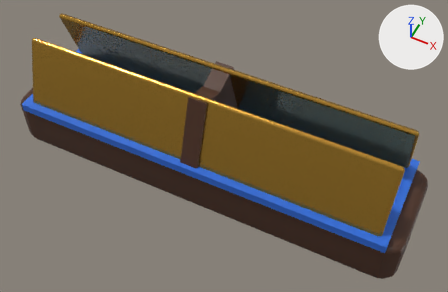
The FBX model Art/Export/Rooms/RmNameplate.fbx: old version first, new version second.
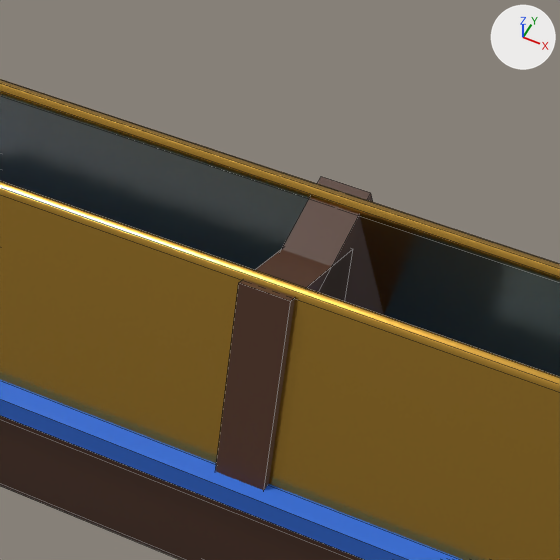
There are two pictures of each version: one whole from a 50 mm lens placed at (0.133, -0.249, 0.341), pointed at (0.011, -0.004, 0.034), one close up on the part from 24% to 67% of the width and 0% to 66% of the height. Every picture has the same lights, and +X, +Y and +Z are marked at upper right. The older version's two pictures come first. The close-ups show mesh edges as thin lines. Where no turn or scale is listed for an object, it has been applied to the vertices. Vertices at exactly the same position are counted once.

Objects in the first close-up: 'RmNameplateBody', 'Stripe'.
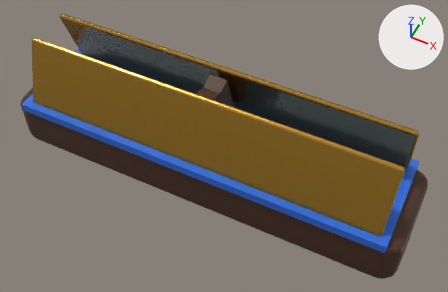
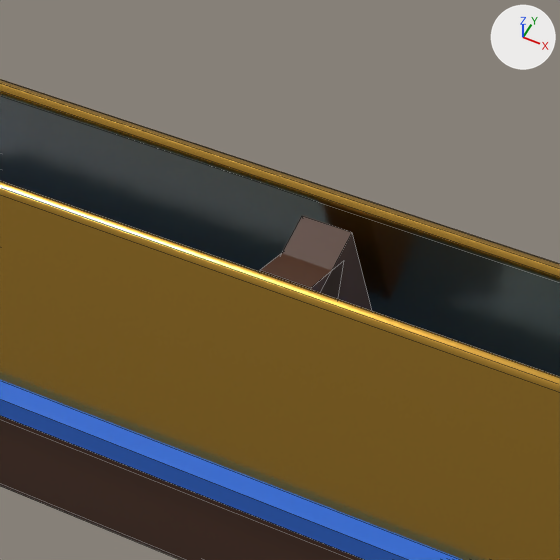
The change in detail:
me_rmnameplatebody has 232 vertices, 210 faces and spans x -0.14..0.14, y -0.035..0.035, z 0.0..0.084.
me_rmnameplatebody is used by ob_rmnameplatebody; location (0.0, 0.0, 0.0).
Part 1, on me_rmnameplatebody:
Vertex 216 of me_rmnameplatebody moves from (-0.006, -0.034, 0.036) to (-0.006, -0.024, 0.036).
Vertex 217 of me_rmnameplatebody moves from (-0.006, -0.019, 0.083) at pixel (238, 282) to (-0.006, -0.01, 0.079) at pixel (260, 269).
Vertex 218 of me_rmnameplatebody moves from (-0.006, -0.005, 0.027) to (-0.006, -0.008, 0.031).
Vertex 219 of me_rmnameplatebody moves from (-0.006, 0.01, 0.074) to (-0.006, 0.006, 0.074).
Vertex 220 of me_rmnameplatebody moves from (0.006, -0.034, 0.036) to (0.006, -0.024, 0.036).
Vertex 221 of me_rmnameplatebody moves from (0.006, -0.019, 0.083) at pixel (290, 301) to (0.006, -0.01, 0.079) at pixel (311, 287).
Vertex 222 of me_rmnameplatebody moves from (0.006, -0.005, 0.027) to (0.006, -0.008, 0.031).
Vertex 223 of me_rmnameplatebody moves from (0.006, 0.01, 0.074) at pixel (353, 248) to (0.006, 0.006, 0.074) at pixel (344, 260).
Vertex 224 of me_rmnameplatebody moves from (-0.006, 0.005, 0.027) to (-0.006, 0.008, 0.031).
Vertex 225 of me_rmnameplatebody moves from (-0.006, -0.01, 0.074) to (-0.006, -0.006, 0.074).
Vertex 226 of me_rmnameplatebody moves from (-0.006, 0.034, 0.036) to (-0.006, 0.024, 0.036).
Vertex 227 of me_rmnameplatebody moves from (-0.006, 0.019, 0.083) at pixel (321, 176) to (-0.006, 0.01, 0.079) at pixel (302, 215).
Vertex 228 of me_rmnameplatebody moves from (0.006, 0.005, 0.027) to (0.006, 0.008, 0.031).
Vertex 229 of me_rmnameplatebody moves from (0.006, -0.01, 0.074) to (0.006, -0.006, 0.074) at pixel (319, 293).
Vertex 230 of me_rmnameplatebody moves from (0.006, 0.034, 0.036) to (0.006, 0.024, 0.036).
Vertex 231 of me_rmnameplatebody moves from (0.006, 0.019, 0.083) at pixel (370, 192) to (0.006, 0.01, 0.079) at pixel (352, 232).

What differs and where, as boxes [x1, y1, x2, y2] in the close-ups (560 x 560 px; the box of a moved part takes in the faces that stretch with it):
part 1 of me_rmnameplatebody, moved or reshaped: before [216, 177, 384, 490]; after [260, 216, 372, 311]
